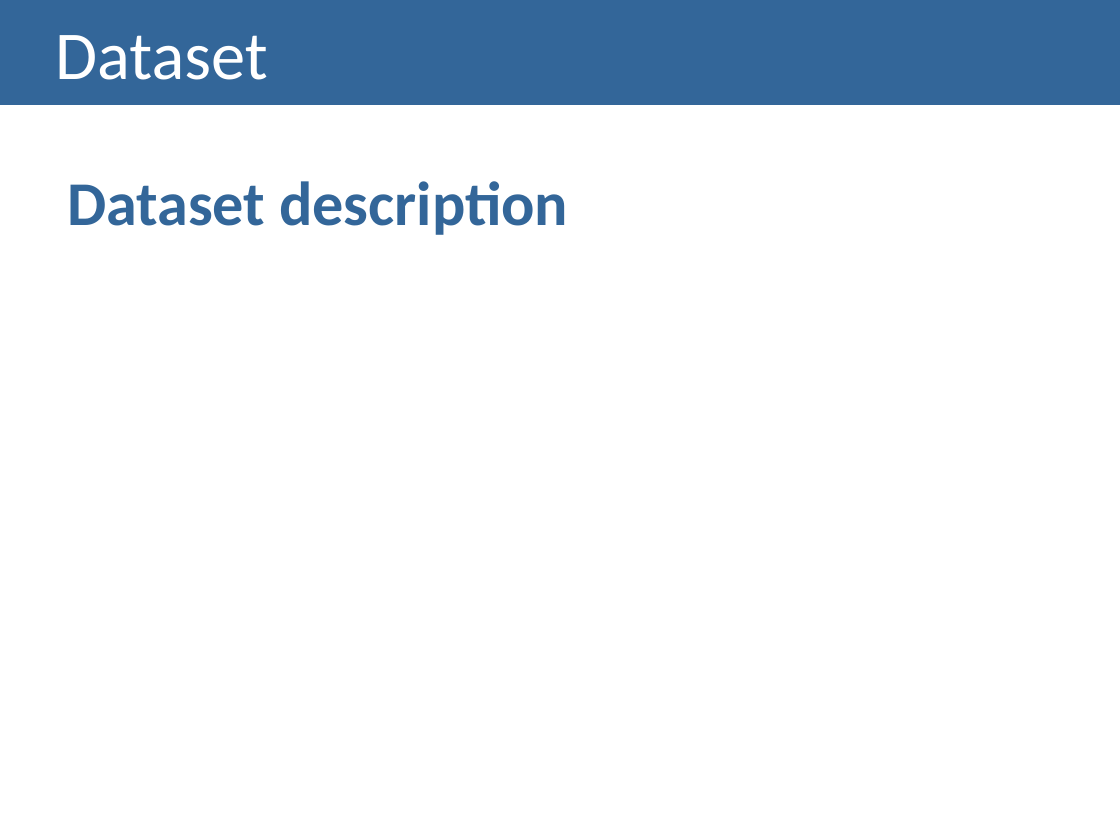
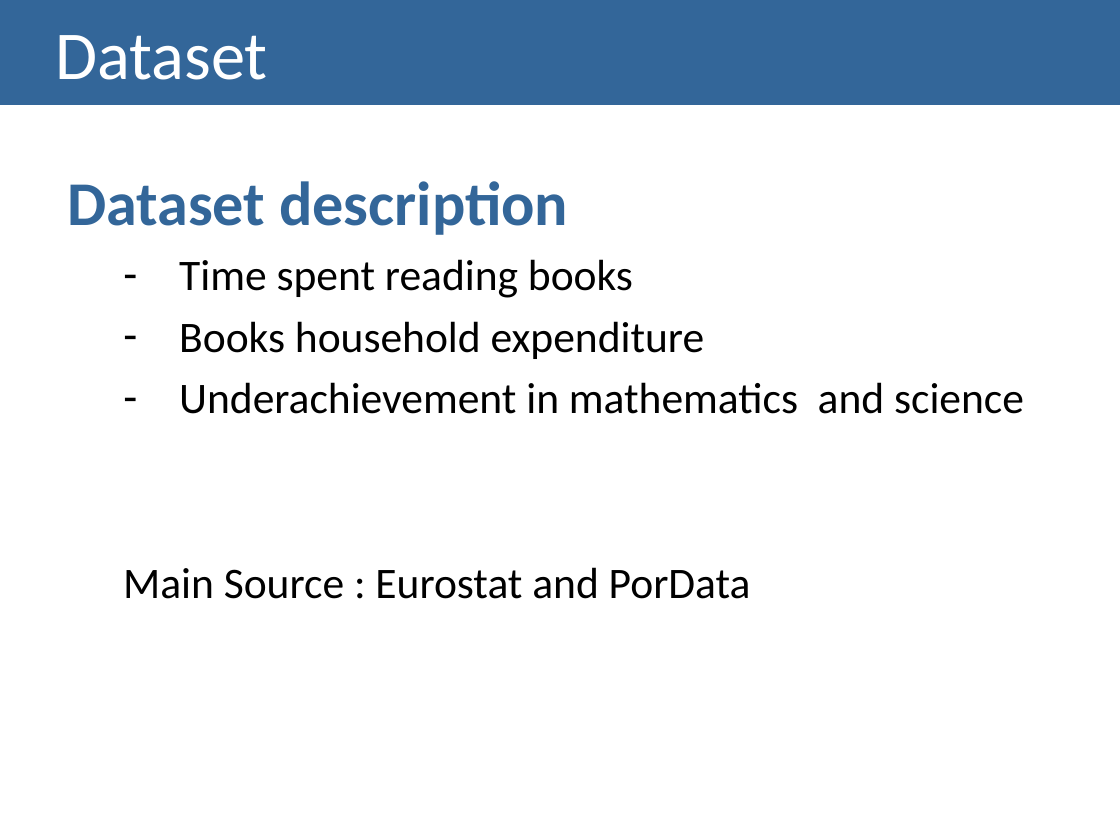
Before and after one commit to MargaridaMorais/information_visualization, a slide deck: slide 5 of First_Delivery/presentation/CI_G15.pptx. Drawn at 1120x840 pixels with LibreOffice and Linux fonts; fonts in the diff are those of the drawing. Boxes give left, top, right and bottom in pixels: in the first picture for what was removed or moved away, otherwise in the second. Text is boxed around its words. In the diff, an @@ line names an element or a change of style, - is before the commit and + after.

Commit message:
New version of the ppt presentation

```diff
--- a/First_Delivery/presentation/CI_G15.pptx
+++ b/First_Delivery/presentation/CI_G15.pptx
@@ text at <box>123,259,1024,599</box>: paragraphs added @@
+  – Time spent reading books
+  – Books household expenditure
+  – Underachievement in mathematics and science
+  Main Source : Eurostat and PorData
```
